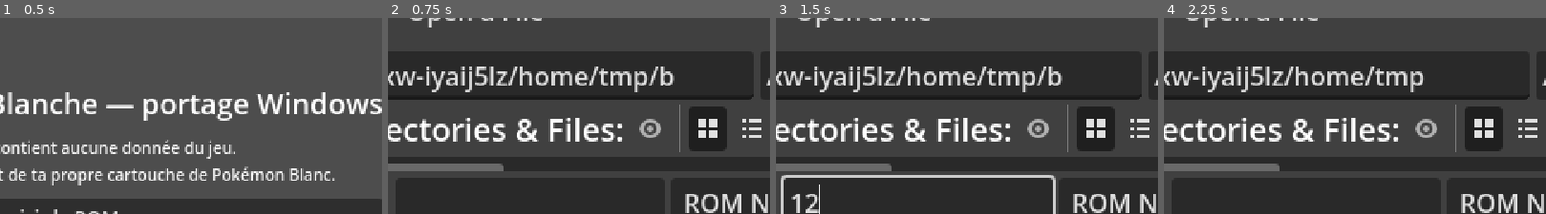
Above: before the commit, frames 1-4 (left to right).
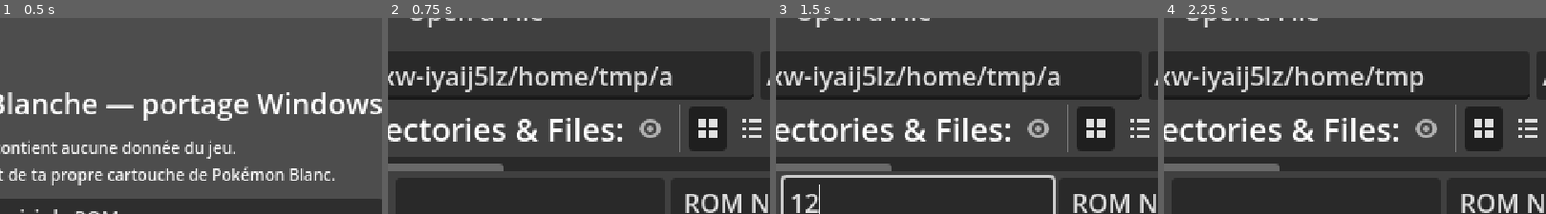
Above: after the commit, the same moments.

Repository: Brasegon/Pokemon-NB-x86
Game: Godot game, scene res://scenes/boot/boot.tscn
Same seed, same stepped clock (60 frames per second), same inputs: the game is played once before the commit and once after it.
Inputs (mouse positions are % of the whole screen's width and height, from its top left):
- Up to frame 1 (0.5 s): no input
- Up to frame 2 (0.75 s): click "Choisir la ROM…" at 0.5 s
- Up to frame 3 (1.5 s): click (61, 56) at 1.27 s; type "12" at 1.35 s
- Up to frame 4 (2.25 s): click (16, 24) at 2 s
The pictures show only the part of the screen within x 42-92%, y 9-59%; the shares and areas given below are measured in that part.

Frame 1 is identical in both runs. In frame 2, 0.2% of the frame differs, in the area x 71-75%, y 24-35%; in frame 3, 0.2%; in frame 4, nothing differs.

Commit message:
Personnages : toujours face à l'écran, sans déformation sur les bords
Les sprites étaient des panneaux verticaux étirés de 1 / cos(inclinaison) :
avec la caméra du jeu (53°, 40° d'angle de vue) et l'écran 16:9, ceux des
bords penchaient vers le centre et s'élargissaient vers le haut. Le shader
character_sprite.gdshader les dessine dans le plan de l'écran, posés sur
leurs pieds, avec la profondeur de l'ancien panneau vertical : ils passent
derrière ce qui est devant eux sans s'enfoncer dans les murs derrière eux.
Il lit l'inclinaison de la caméra lui-même : le signal pitch_changed et
set_camera_pitch disparaissent.

Co-Authored-By: Claude Opus 5.5 <noreply@anthropic.com>

Diff:
--- a/engine/field/character_sprite.gd
+++ b/engine/field/character_sprite.gd
@@ -8,11 +8,16 @@
 ## Les PNJ « t4x4flip » n'ont que 7 images (dos, dos qui marche, face, face qui marche, gauche,
 ## deux pas à gauche) : la droite est la gauche retournée.
 ##
-## Le sprite reste vertical (il ne s'enfonce pas dans les murs derrière lui) et il est étiré pour
-## que la caméra inclinée le voie à sa taille d'origine.
+## Il est dessiné par character_sprite.gdshader : toujours face à l'écran, sans déformation sur les
+## bords, avec la profondeur d'un panneau vertical (il ne s'enfonce pas dans les murs derrière lui).
 
 enum Direction { UP, DOWN, LEFT, RIGHT }
 enum Step { STAND, LEFT_FOOT, RIGHT_FOOT }
+
+const SHADER := preload("res://engine/field/character_sprite.gdshader")
+## Marge du test de visibilité (cases) : le shader dessine le personnage en dehors du rectangle
+## vertical que Godot connaît (incliné vers l'arrière, jusqu'à 64 pixels de haut).
+const CULL_MARGIN := 4.0
 
 var frames: Array[ImageTexture] = []
 var direction := Direction.DOWN
@@ -29,19 +34,14 @@
 		sprite.frames.append(textures.texture(i, 0, true))
 	sprite._flip_layout = sprite.frames.size() < 12
 	sprite.pixel_size = FieldMap.UNIT
-	sprite.billboard = BaseMaterial3D.BILLBOARD_FIXED_Y
-	sprite.shaded = false
-	sprite.alpha_cut = SpriteBase3D.ALPHA_CUT_DISCARD
-	sprite.texture_filter = BaseMaterial3D.TEXTURE_FILTER_NEAREST
+	var material := ShaderMaterial.new()
+	material.shader = SHADER
+	sprite.material_override = material
+	sprite.extra_cull_margin = CULL_MARGIN
 	# Les pieds (bas de l'image) sur l'origine du nœud ; les grands PNJ ont des images de 64x64.
 	sprite.offset = Vector2(0, sprite.frames[0].get_height() / 2.0)
 	sprite.show_frame(Direction.DOWN, Step.STAND)
 	return sprite
-
-
-## Compense l'inclinaison de la caméra (en radians sous l'horizontale).
-func set_camera_pitch(pitch: float) -> void:
-	scale = Vector3(1.0, 1.0 / maxf(cos(pitch), 0.2), 1.0)
 
 
 func show_frame(facing: Direction, step: Step, running := false) -> void:
@@ -66,6 +66,7 @@
 	index = clampi(index, 0, frames.size() - 1)
 	texture = frames[index]
 	flip_h = mirrored
+	(material_override as ShaderMaterial).set_shader_parameter("frame", texture)
 
 
 ## Ombre ronde et douce sous les pieds.
--- /dev/null
+++ b/engine/field/character_sprite.gdshader
@@ -0,0 +1,34 @@
+// Personnage du terrain : un panneau toujours face à l'écran, posé sur ses pieds (l'origine du
+// nœud). Un panneau vertical vu en perspective penche vers le centre sur les bords de l'écran et
+// s'élargit vers le haut ; celui-ci garde partout la forme de l'image. Sa profondeur reste celle
+// d'un panneau vertical tourné vers la caméra et étiré pour couvrir la même hauteur à l'écran : le
+// personnage passe derrière ce qui est devant lui sans s'enfoncer dans les murs derrière lui.
+shader_type spatial;
+render_mode unshaded, cull_disabled;
+
+uniform sampler2D frame : source_color, filter_nearest;
+
+void vertex() {
+	vec2 size = vec2(length(MODEL_MATRIX[0].xyz), length(MODEL_MATRIX[1].xyz));
+	// Position à l'écran : le rectangle de l'image, dans le plan de la caméra, autour des pieds.
+	vec3 feet = (MODELVIEW_MATRIX * vec4(0.0, 0.0, 0.0, 1.0)).xyz;
+	vec4 facing = PROJECTION_MATRIX * vec4(feet + vec3(VERTEX.xy * size, 0.0), 1.0);
+	// Profondeur : le panneau vertical, étiré de 1 / cos(inclinaison de la caméra). La composante
+	// verticale de l'axe « haut » de la caméra vaut ce cosinus.
+	vec3 right = normalize(vec3(INV_VIEW_MATRIX[0].x, 0.0, INV_VIEW_MATRIX[0].z));
+	float stretch = 1.0 / max(INV_VIEW_MATRIX[1].y, 0.2);
+	vec3 upright = MODEL_MATRIX[3].xyz + right * VERTEX.x * size.x + vec3(0.0, VERTEX.y * size.y * stretch, 0.0);
+	vec4 depth = PROJECTION_MATRIX * VIEW_MATRIX * vec4(upright, 1.0);
+	POSITION = vec4(facing.xy, depth.z / depth.w * facing.w, facing.w);
+	// Teinte de l'heure (modulate), en sRGB comme pour un Sprite3D.
+	if (!OUTPUT_IS_SRGB) {
+		COLOR.rgb = mix(pow((COLOR.rgb + vec3(0.055)) * (1.0 / (1.0 + 0.055)), vec3(2.4)), COLOR.rgb * (1.0 / 12.92), lessThan(COLOR.rgb, vec3(0.04045)));
+	}
+}
+
+void fragment() {
+	vec4 color = texture(frame, UV) * COLOR;
+	ALBEDO = color.rgb;
+	ALPHA = color.a;
+	ALPHA_SCISSOR_THRESHOLD = 0.5;
+}
--- a/engine/field/field_camera.gd
+++ b/engine/field/field_camera.gd
@@ -16,8 +16,6 @@
 ##
 ## Les scripts la déplacent (commandes 0x13F à 0x147) : save_state(), detach(), move_to(),
 ## back_to_saved(), back_to_zone(), is_moving().
-
-signal pitch_changed(pitch: float)
 
 const ENTRY_SIZE := 44
 ## Angles du jeu : 65536 = un tour.
@@ -106,7 +104,6 @@
 	_state = {"distance": settings.distance, "pitch": settings.pitch, "yaw": settings.yaw}
 	_attached = true
 	_move = {}
-	pitch_changed.emit(pitch())
 
 
 ## Inclinaison actuelle, en radians.
@@ -127,7 +124,6 @@
 			_state[key] = lerpf(_move.from[key], _move.to[key], t)
 		var goal: Vector3 = _move.point_to if _move.point_to != null else _player_point()
 		_fixed_point = (_move.point_from as Vector3).lerp(goal, t)
-		pitch_changed.emit(pitch())
 		if t >= 1.0:
 			_attached = _move.attach
 			_move = {}
@@ -181,7 +177,6 @@
 	_attached = _saved.attached
 	_fixed_point = _saved.point
 	_move = {}
-	pitch_changed.emit(pitch())
 
 
 ## 0x141 : la caméra ne suit plus le héros (0x0218EBF4) ; 0x142 la rattache (0x0218EC00).
--- a/engine/field/field_map.gd
+++ b/engine/field/field_map.gd
@@ -47,8 +47,6 @@
 var npcs: Array[FieldNpc] = []
 ## Drapeaux et variables de l'histoire : un PNJ dont le drapeau est mis reste caché.
 var work: EventWork
-## Inclinaison de la caméra, pour redresser les sprites des PNJ (réglée par la scène).
-var camera_pitch := 0.0
 
 ## Affiche les cases bloquées en rouge (outil de mise au point).
 var show_collisions := false:
@@ -279,14 +277,6 @@
 	return header.music[season] if not header.is_empty() else -1
 
 
-## Inclinaison de la caméra : les sprites des PNJ s'étirent pour rester lisibles.
-func set_camera_pitch(pitch: float) -> void:
-	camera_pitch = pitch
-	for npc in npcs:
-		if npc.sprite:
-			npc.sprite.set_camera_pitch(pitch)
-
-
 ## Charge les événements d'une zone (celle où se trouve le joueur).
 func set_events_zone(zone: int) -> void:
 	if zone == events_zone:
@@ -335,7 +325,6 @@
 	add_child(npc)
 	npcs.append(npc)
 	if npc.sprite:
-		npc.sprite.set_camera_pitch(camera_pitch)
 		npc.sprite.modulate = sprite_tint
 	_place_npc(npc)
 	return npc
--- a/scenes/field/field.gd
+++ b/scenes/field/field.gd
@@ -89,9 +89,7 @@
 	camera.target = player
 	add_child(camera)
 	camera.make_current()
-	camera.pitch_changed.connect(_on_camera_pitch_changed)
 	_use_zone_camera(field.zone_at(start_tile))
-	_on_camera_pitch_changed(camera.pitch())
 	camera.follow(player.position)
 	if player.sprite:
 		player.sprite.modulate = field.sprite_tint
@@ -343,12 +341,6 @@
 	camera.areas = FieldCamera.read_areas(header.camera_area)
 
 
-func _on_camera_pitch_changed(pitch: float) -> void:
-	field.set_camera_pitch(pitch)
-	if player and player.sprite:
-		player.sprite.set_camera_pitch(pitch)
-
-
 ## Événements, musique de la saison (comme sur DS, une saison par mois : janvier printemps, février
 ## été...), caméra et nom du lieu.
 func _enter_zone(new_zone: int) -> void:
--- a/tests/test_3d.gd
+++ b/tests/test_3d.gd
@@ -373,6 +373,9 @@
 	var sprite := CharacterSprite.create(hero)
 	sprite.show_frame(CharacterSprite.Direction.DOWN, CharacterSprite.Step.STAND)
 	_check(sprite.texture == sprite.frames[3], "héros de face = image n° 3")
+	var material := sprite.material_override as ShaderMaterial
+	_check(material != null and material.shader == CharacterSprite.SHADER and material.get_shader_parameter("frame") == sprite.texture,
+		"sprite dessiné face à l'écran par son shader, avec l'image affichée")
 	sprite.free()
 
 
Not shown, added: engine/field/character_sprite.gdshader.uid
